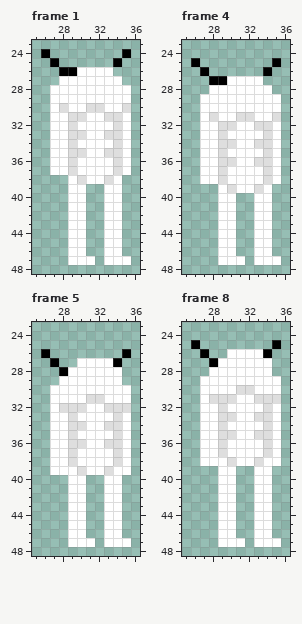
A pixel-art file gets an edit: Assets/Art/Characters/Player/Idle/Player_Idle_Right.aseprite. The first picture shows the starting point.
64x64 pixels, 8 frames. Shown: frame 1: x 25..36, y 23..48; frame 4: x 25..36, y 23..48; frame 5: x 25..36, y 23..48; frame 8: x 25..36, y 23..48. The commit also changed other frames, which this record leaves out.
And afterwards:
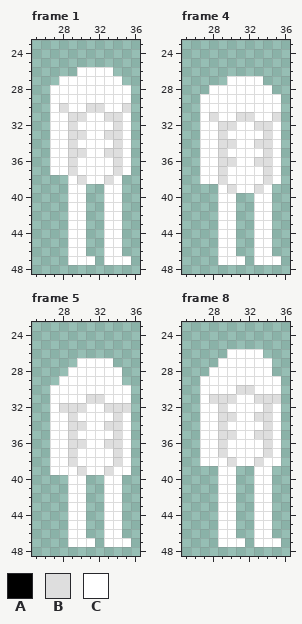
Palette (. is transparent): A #000000  B #dedede  C #ffffff
Change:
layer "Weapons/Dagger" now hidden
--- frame 1
@@ x 25..36 @@
 23 ............
-24 .A........A.
-25 ..A......A..
-26 ...AACCCC...
+24 ............
+25 ............
+26 .....CCCC...
 27 ...CCCCCCC..
--- frame 4
@@ x 25..36 @@
 24 ............
-25 .A........A.
-26 ..A......A..
-27 ...AACCCC...
+25 ............
+26 ............
+27 .....CCCC...
 28 ...CCCCCCC..
--- frame 5
@@ x 25..36 @@
 25 ............
-26 .A........A.
-27 ..A..CCCCA..
-28 ...ACCCCCC..
+26 ............
+27 .....CCCC...
+28 ....CCCCCC..
 29 ...CCCCCCC..
--- frame 8
@@ x 25..36 @@
 24 ............
-25 .A........A.
-26 ..A..CCCCA..
-27 ...ACCCCCC..
+25 ............
+26 .....CCCC...
+27 ....CCCCCC..
 28 ...CCCCCCC..
Pixel boxes of the changes (left, top, right, bottom) in both pictures:
erased: (41, 49, 77, 76)
erased: (113, 49, 131, 67)
erased: (191, 58, 227, 85)
erased: (263, 58, 281, 76)
erased: (41, 349, 68, 376)
erased: (113, 349, 131, 367)
erased: (191, 340, 218, 367)
erased: (263, 340, 281, 358)
